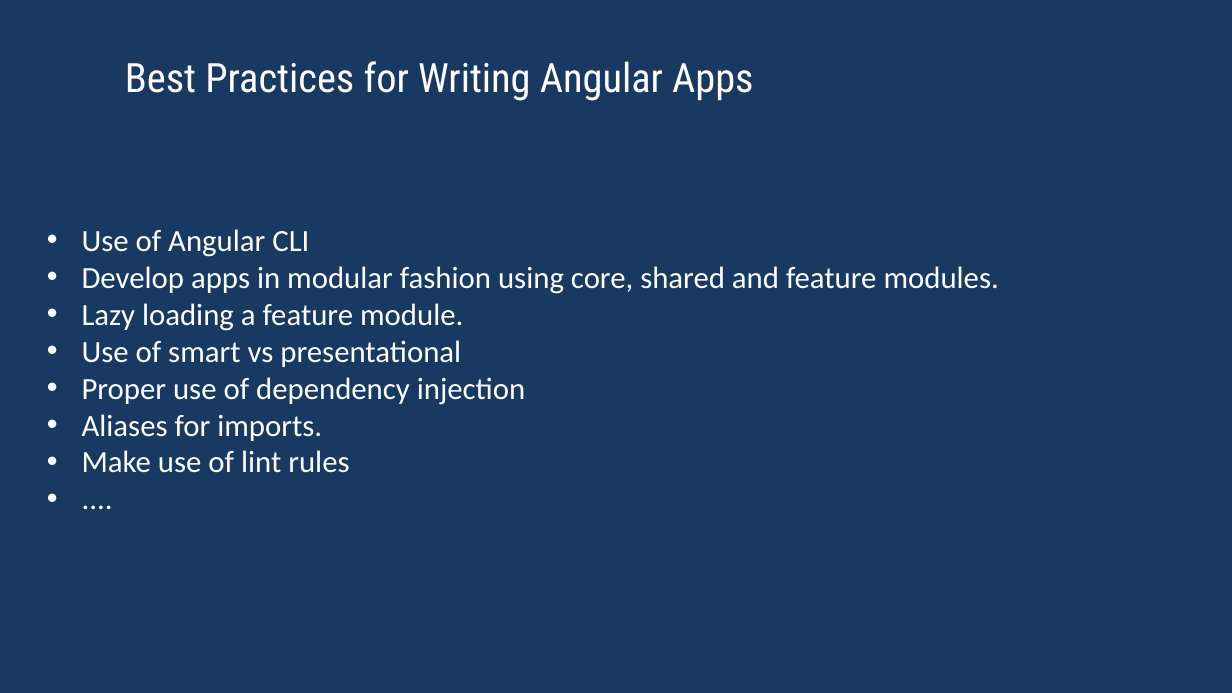
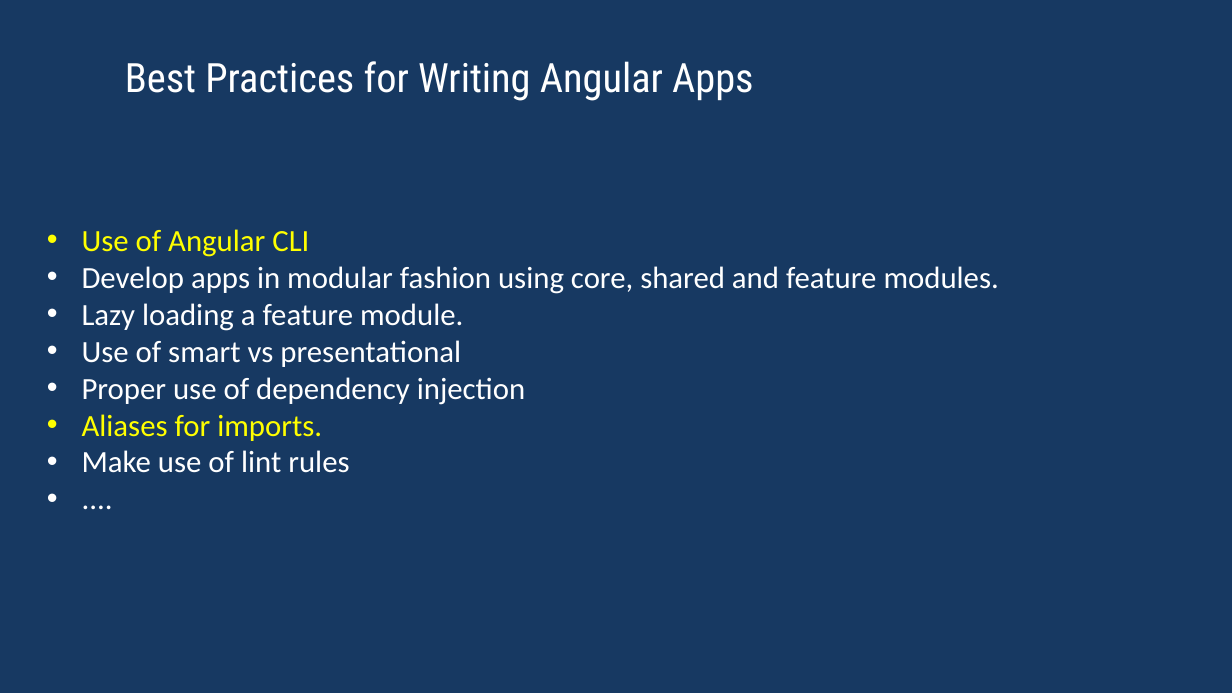
Before and after one commit to rached193/AngularWorkshop-20181116, a slide deck: slide 3 of 02_angular_cli/02_angular_cli.pptx. Drawn at 1232x693 pixels with LibreOffice and Linux fonts; fonts in the diff are those of the drawing. Boxes give left, top, right and bottom in pixels: in the first picture for what was removed or moved away, otherwise in the second. Text is boxed around its words. In the diff, an @@ line names an element or a change of style, - is before the commit and + after.

Commit message:
Presentacion  angular cli

```diff
--- a/02_angular_cli/02_angular_cli.pptx
+++ b/02_angular_cli/02_angular_cli.pptx
@@ text at bbox=[82, 229, 322, 441]: text colour #FFFFFF to #FFFF00 in "Use of Angular CLI", "Aliases for imports." @@
```
Also in this commit, not shown: 3 slides added, 1 slide removed.
